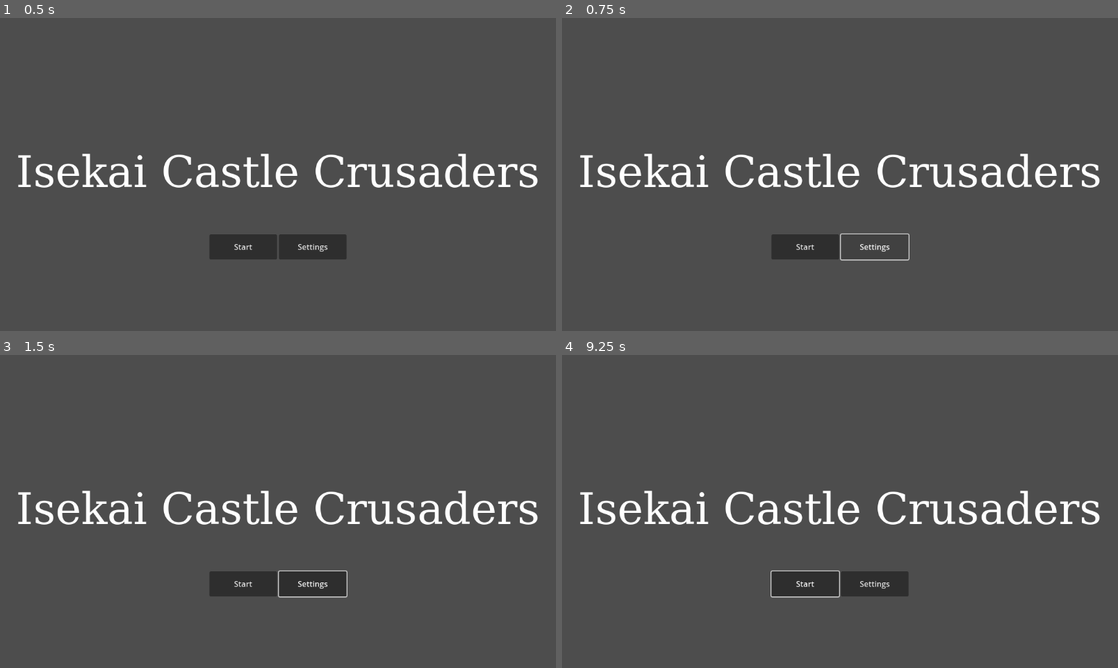
Above: before the commit, frames 1-4 (two rows, left to right).
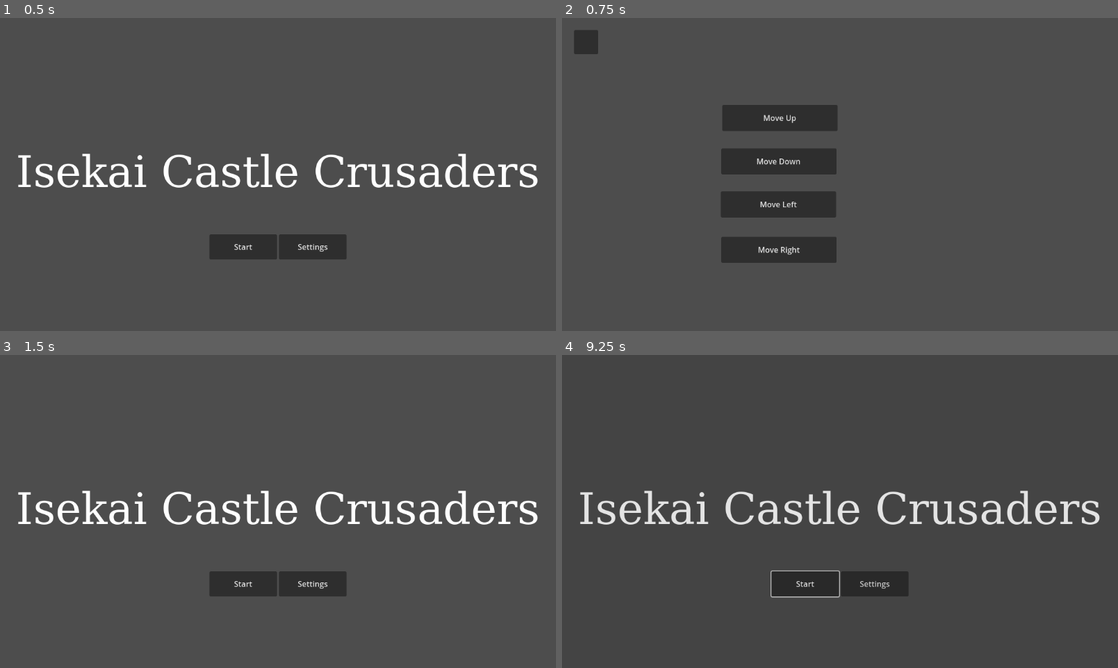
Above: after the commit, the same moments.

Repository: KokonutGamer/CSS-385-Project
Game: Godot game, scene res://src/ui/title_screen.tscn
Same seed, same stepped clock (60 frames per second), same inputs: the game is played once before the commit and once after it.
Inputs (mouse positions are in pixels of both pictures, inside the frame that each line leads up to):
- Up to frame 1 (0.5 s): no input
- Up to frame 2 (0.75 s): click "Settings" at 0.5 s
- Up to frame 3 (1.5 s): click (22, 380) at 1.27 s
- Up to frame 4 (9.25 s): click "Start" at 2 s; click "Start" at 2.75 s; click "Start" at 3.5 s; tap Enter at 4.25, 5.75, 7.25 s; move the mouse to (962, 495) at 4.27 s; click (962, 495) at 4.42 s; tap Space at 5, 6.5, 8 s; move the mouse to (728, 527) at 5.02 s; click (728, 527) at 5.17 s; move the mouse to (895, 442) at 5.77 s; click (895, 442) at 5.92 s; move the mouse to (812, 574) at 6.52 s; click (812, 574) at 6.67 s; move the mouse to (1006, 558) at 7.27 s; click (1006, 558) at 7.42 s; move the mouse to (673, 464) at 8.02 s; click (673, 464) at 8.17 s; move the mouse to (867, 511) at 8.77 s; click (867, 511) at 8.92 s

Frame 1 is identical in both runs. In frame 2, 9.2% of the frame differs, in the area x 2-97%, y 4-79%; in frame 3, 0.1%; in frame 4, 2.1%.

Commit message:
Revert "Merge branch 'main' into program-5"
This reverts commit b65dbff3ead1dcf18a65bf2426e2598c627ac249, reversing
changes made to 8823f2228e708536b5ed429ec9bc1c06da371f3c.

Diff:
--- a/src/ui/title_screen.tscn
+++ b/src/ui/title_screen.tscn
@@ -69,19 +69,5 @@
 layout_mode = 2
 text = "Settings"
 
-[node name="TitleScreenAudioStreamPlayer" type="AudioStreamPlayer" parent="."]
-stream = ExtResource("2_de0mb")
-volume_db = -16.0
-autoplay = true
-
-[node name="StartSound" type="AudioStreamPlayer" parent="."]
-stream = ExtResource("3_ub6rd")
-volume_db = -16.0
-
-[node name="StartTimer" type="Timer" parent="."]
-one_shot = true
-
-[node name="Fade" parent="." instance=ExtResource("4_cfp8e")]
-
-[connection signal="pressed" from="StartButton" to="." method="_on_start_button_pressed"]
-[connection signal="pressed" from="SettingsButton" to="." method="_on_settings_button_pressed"]
+[connection signal="pressed" from="HBoxContainer/StartButton" to="." method="_on_start_button_pressed"]
+[connection signal="pressed" from="HBoxContainer/SettingsButton" to="." method="_on_settings_button_pressed"]
